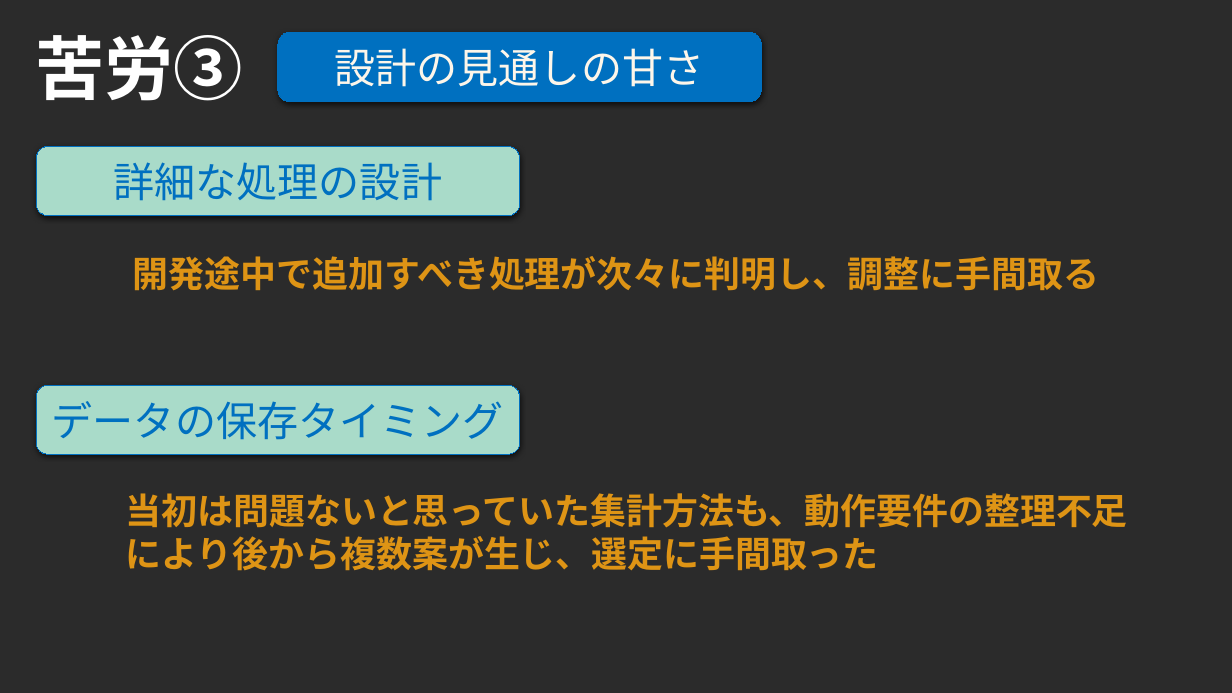
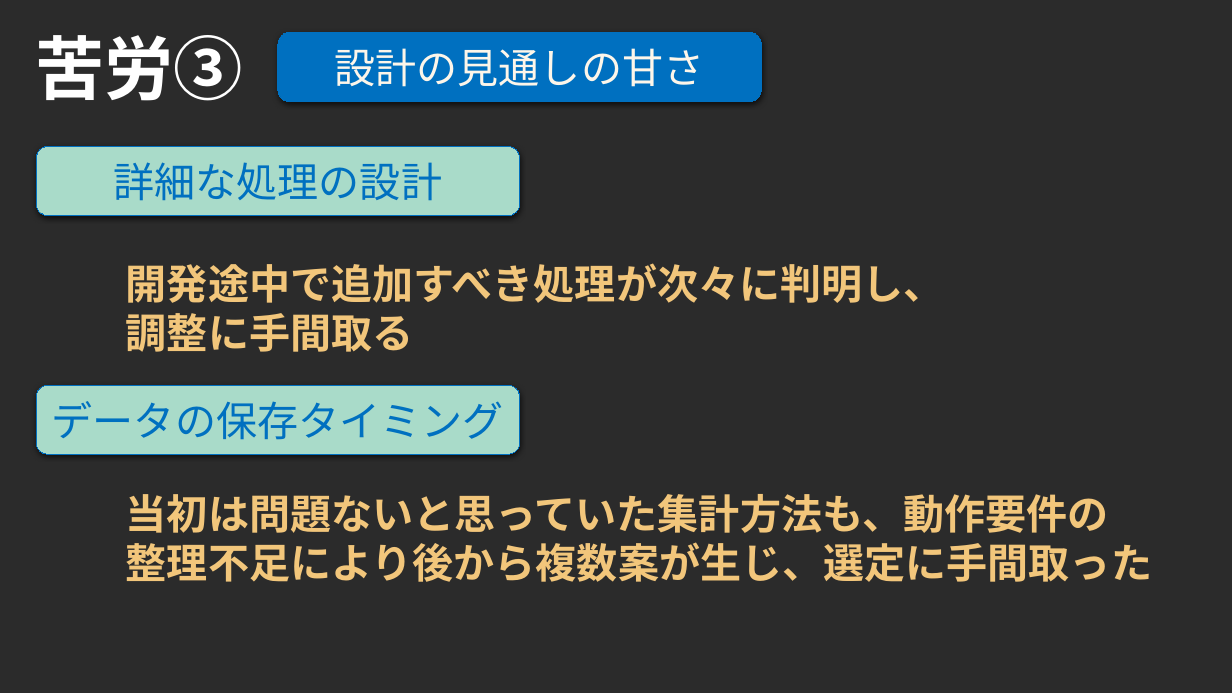
Before and after one commit to Fir4fly/Graduation-Project_specification, a slide deck: slide 12 of 総合制作実習.pptx. Drawn at 1232x693 pixels with LibreOffice and Linux fonts; fonts in the diff are those of the drawing; background and template pictures are left out; a plain dark background stands for a picture behind light text. Boxes give left, top, right and bottom in pixels: in the first picture for what was removed or moved away, otherwise in the second. Text is boxed around its words. In the diff, an @@ line names an element or a change of style, - is before the commit and + after.

```diff
--- a/総合制作実習.pptx
+++ b/総合制作実習.pptx
@@ text "開発途中で追加すべき処理が次々に判明し、調整に手間取る" at box(126, 263, 945, 352): size 28 to 32 pt, text colour #DE9415 to #F2C67B; alignment centre to left @@
@@ text at box(126, 494, 1152, 582): text changed; size 28 to 32 pt; text colour #DE9415 to #F2C67B @@
-当初は問題ないと思っていた集計方法も、動作要件の整理不足により後から複数案が生じ、選定に手間取った
+当初は問題ないと思っていた集計方法も、動作要件の
+整理不足により後から複数案が生じ、選定に手間取った
```
Also in this commit, not shown: 3 other slides changed, 2 slides added, 1 slide removed, 2 other files.
